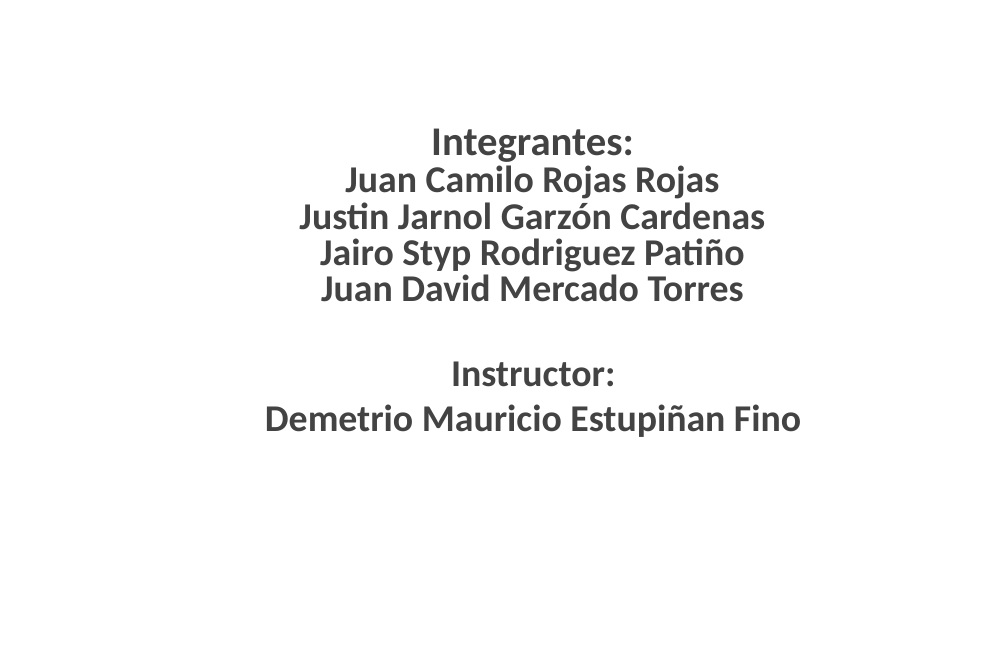
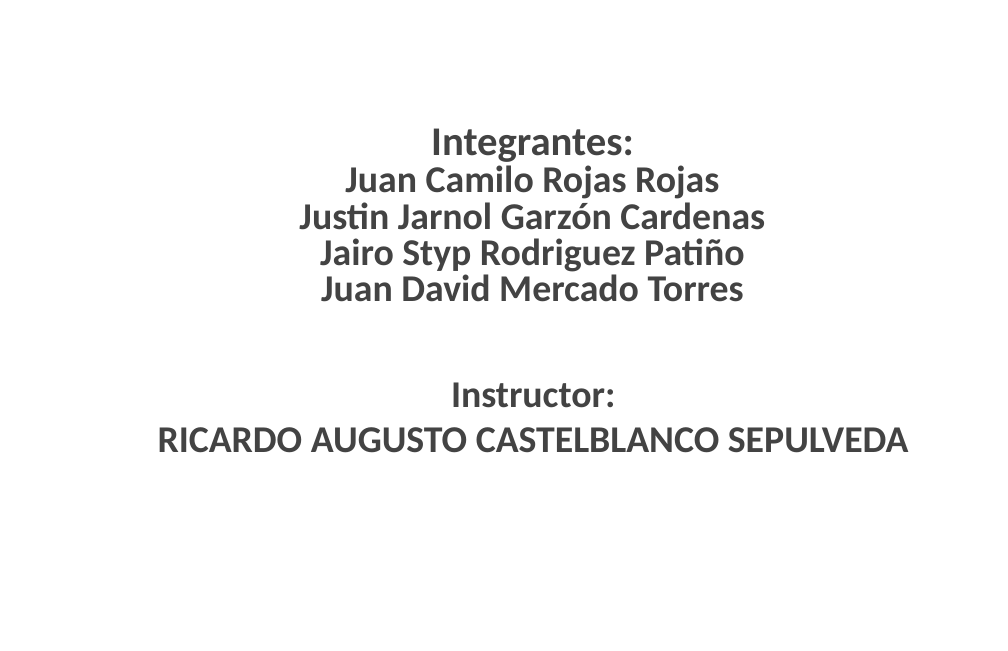
Before and after one commit to C4M1LL3/SOE, a slide deck: slide 2 of 00-PRESENTATION/PRESENTACION_SOE.pptx. Drawn at 1008x651 pixels with LibreOffice and Linux fonts; fonts in the diff are those of the drawing; background and template pictures are left out. Boxes give left, top, right and bottom in pixels: in the first picture for what was removed or moved away, otherwise in the second. Text is boxed around its words. In the diff, an @@ line names an element or a change of style, - is before the commit and + after.

Commit message:
Update Presentation SOE

```diff
--- a/00-PRESENTATION/PRESENTACION_SOE.pptx
+++ b/00-PRESENTATION/PRESENTACION_SOE.pptx
@@ text at bbox=[158, 382, 909, 453]: text changed @@
-Instructor:
-Demetrio Mauricio Estupiñan Fino
+Instructor:
+RICARDO AUGUSTO CASTELBLANCO SEPULVEDA
```
Also in this commit, not shown: 1 slide added.
